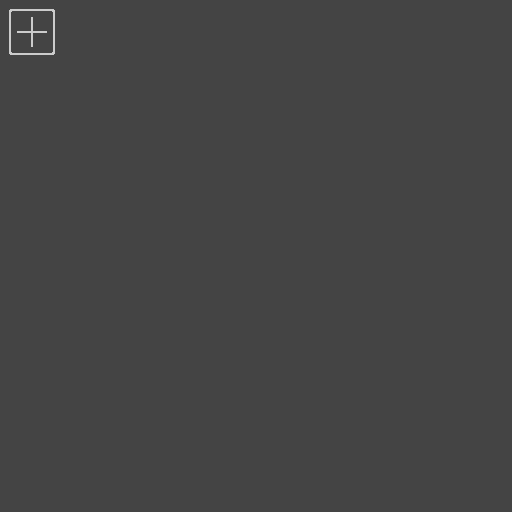
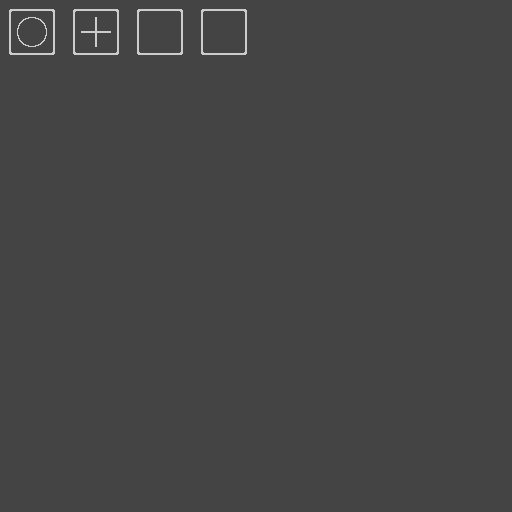
Layer changes from the first w=512, h=512 image to the second:
painted on "Layer" over [17, 9, 247, 55]
